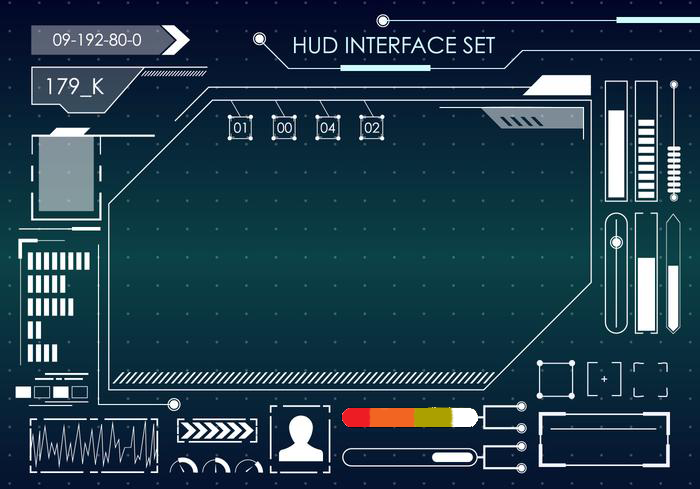
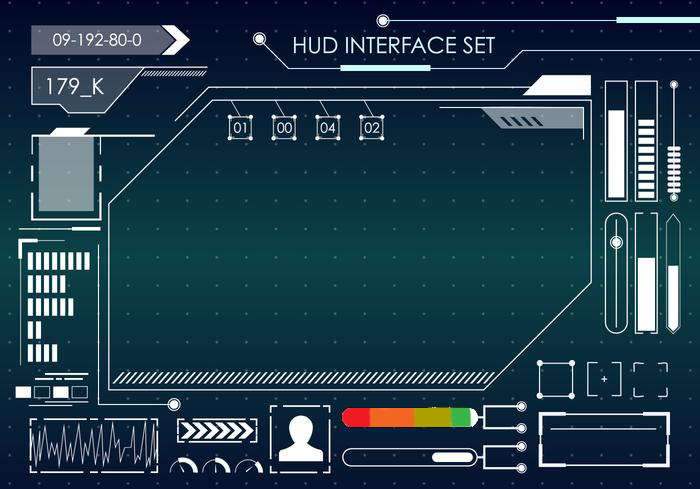
Two versions of the same layered image (700px x 489px). Layer-by-layer changes:
added layer "LOAD-BARRE_90%" above "LOAD-BARRE_75%" over [449, 408, 473, 427]
